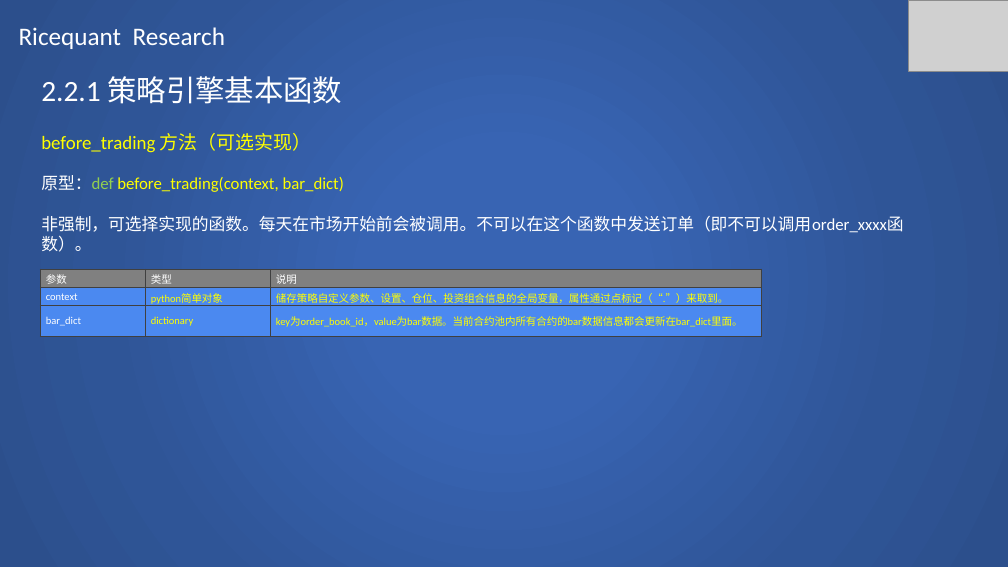
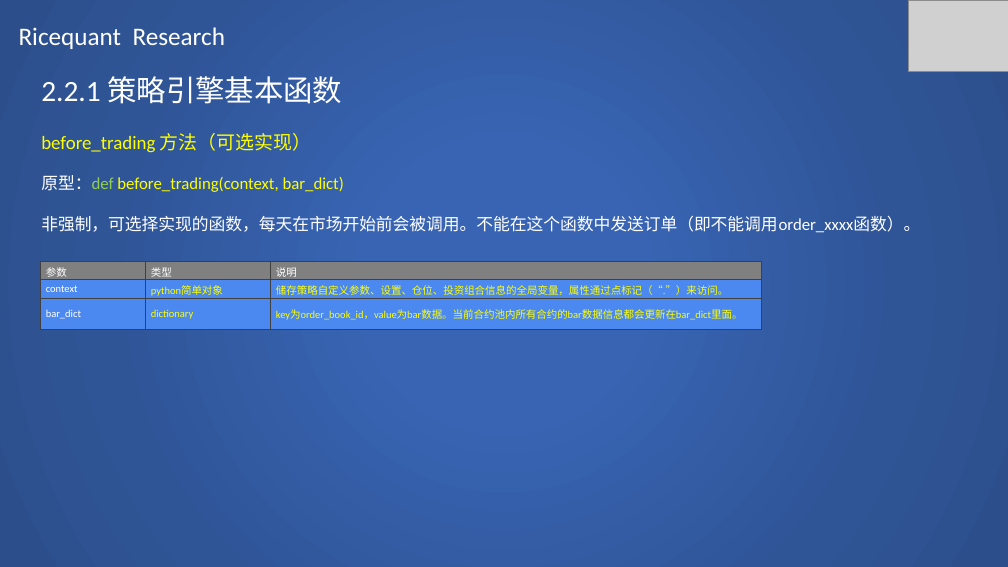
Before and after one commit to SCITLAS/Stellar, a slide deck: slide 17 of Stellar_0.1/documents/rice_quant_research.pptx. Drawn at 1008x567 pixels with LibreOffice and Linux fonts; fonts in the diff are those of the drawing; grey boxes stand for pictures. Boxes give left, top, right and bottom in pixels: in the first picture for what was removed or moved away, otherwise in the second. Text is boxed around its words. In the diff, an @@ line names an element or a change of style, - is before the commit and + after.

```diff
--- a/Stellar_0.1/documents/rice_quant_research.pptx
+++ b/Stellar_0.1/documents/rice_quant_research.pptx
@@ text at box(41, 216, 920, 233): text changed @@
-非强制，可选择实现的函数。每天在市场开始前会被调用。不可以在这个函数中发送订单（即不可以调用order_xxxx函数）。
+非强制，可选择实现的函数，每天在市场开始前会被调用。不能在这个函数中发送订单（即不能调用order_xxxx函数）。
@@ table at box(40, 262, 762, 324) @@
-row 2, column 3: 储存策略自定义参数、设置、仓位、投资组合信息的全局变量，属性通过点标记（“.”）来取到。
+row 2, column 3: 储存策略自定义参数、设置、仓位、投资组合信息的全局变量，属性通过点标记（“.”）来访问。
@@ table: place and size @@
-table at box(40, 269, 762, 331)
+table at box(40, 262, 762, 324)
```
Also in this commit, not shown: 19 other slides changed, 22 slides added, 1 other file.
